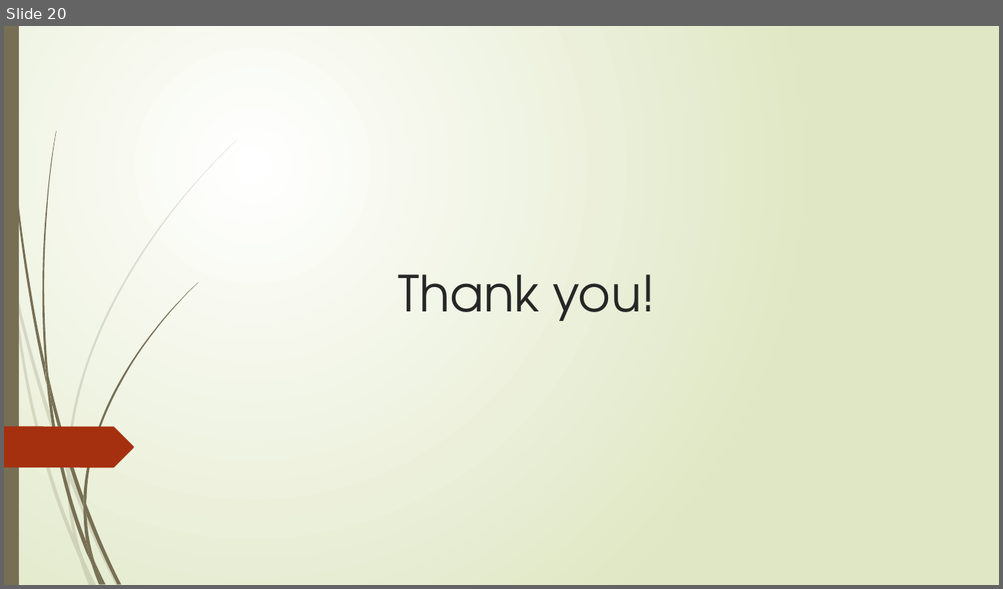
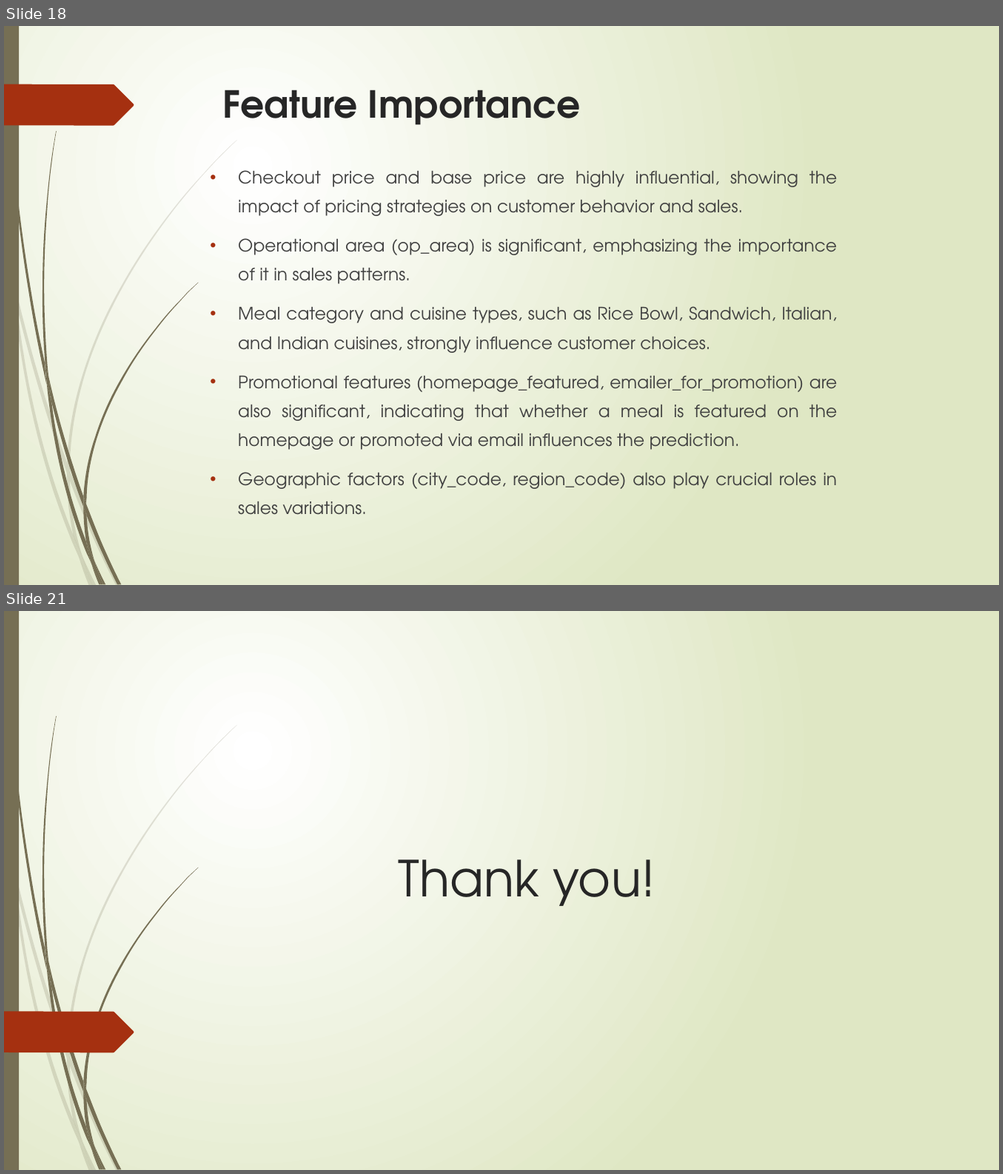
Before and after one commit to arezoo396/Capstone2-Food-Demand-Forecasting, a slide deck: Reports/Capstone2_Final_Slides.pptx. Shown one above the other, each under a label of ours: slide 20 before the commit, slides 18 and 21 after it; the slides between them are not shown. The pictures are 1003x589 and 1003x1174 pixels, drawn with LibreOffice and Linux fonts; fonts in the diff are those of the drawing. Boxes give left, top, right and bottom in pixels: in the first picture for what was removed or moved away, otherwise in the second. Text is boxed around its words. In the diff, an @@ line names an element or a change of style, - is before the commit and + after.

```diff
--- a/Reports/Capstone2_Final_Slides.pptx
+++ b/Reports/Capstone2_Final_Slides.pptx
@@ slide 18 added at [4,26,999,585], background gradient #FFFFFF to #DFE8C4; not listed: 23 template elements that a slide beside it also shows @@
@@ freeform shape added at [4,84,134,125], fill #A53010 @@
@@ title added at [223,90,580,125], 36 pt, text #262626, bold @@
+Feature Importance
@@ text added at [238,170,836,515], 16.6 pt, text #404040 @@
+• Checkout price and base price are highly influential, showing the impact of pricing strategies on customer behavior and sales.
+• Operational area (op_area) is significant, emphasizing the importance of it in sales patterns.
+• Meal category and cuisine types, such as Rice Bowl, Sandwich, Italian, and Indian cuisines, strongly influence customer choices.
+• Promotional features (homepage_featured, emailer_for_promotion) are also significant, indicating that whether a meal is featured on the homepage or promoted via email influences the prediction.
+• Geographic factors (city_code, region_code) also play crucial roles in sales variations.
@@ what was slide 20 is now slide 21 @@
```
Also in this commit, not shown: 15 slides changed, 3 other slides added, 1 slide removed.
